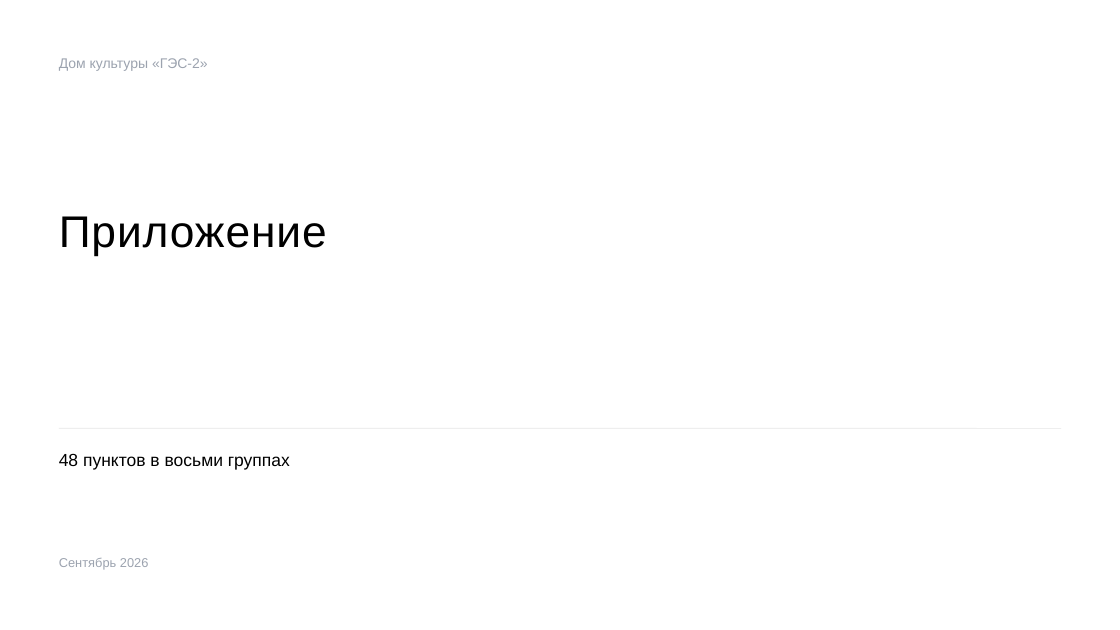
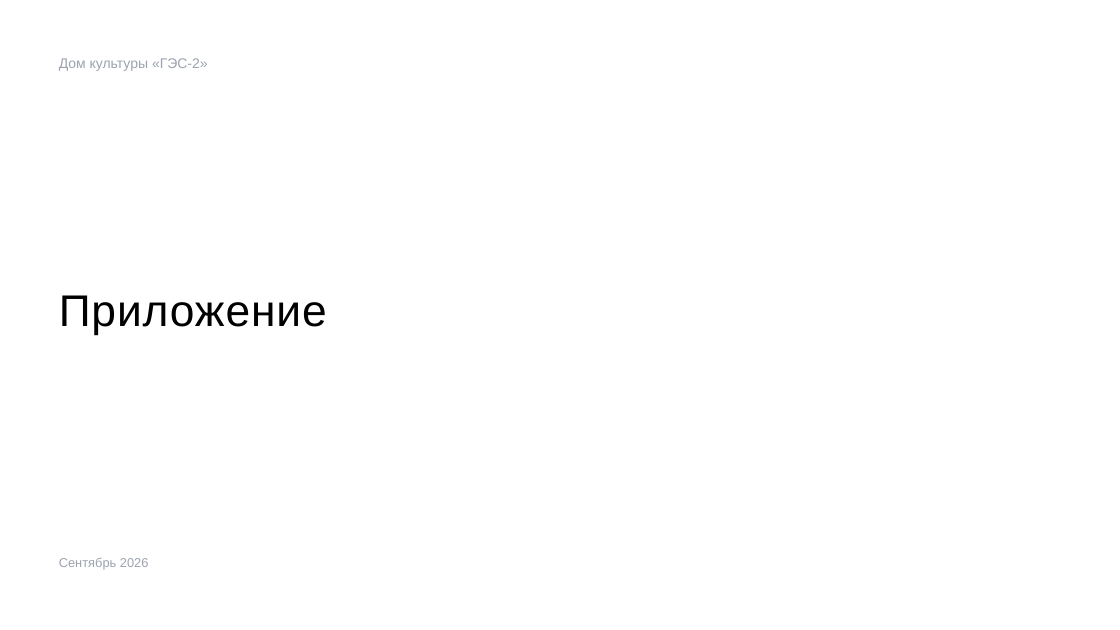
Before and after one commit to skrasin/ges-2, a slide deck: slide 1 of docs/strategy/ges2-service-cx-appendix.pptx. Drawn at 1120x630 pixels with LibreOffice and Linux fonts; fonts in the diff are those of the drawing. Boxes give left, top, right and bottom in pixels: in the first picture for what was removed or moved away, otherwise in the second. Text is boxed around its words. In the diff, an @@ line names an element or a change of style, - is before the commit and + after.

```diff
--- a/docs/strategy/ges2-service-cx-appendix.pptx
+++ b/docs/strategy/ges2-service-cx-appendix.pptx
@@ text "Приложение": place and size @@
-text "Приложение" at (59,216,327,255)
+text "Приложение" at (59,295,327,335)
@@ line removed from (59, 429) to (1061, 429) @@
@@ text removed at (59,453,290,470) @@
-48 пунктов в восьми группах
```
Also in this commit, not shown: 1 other file.
